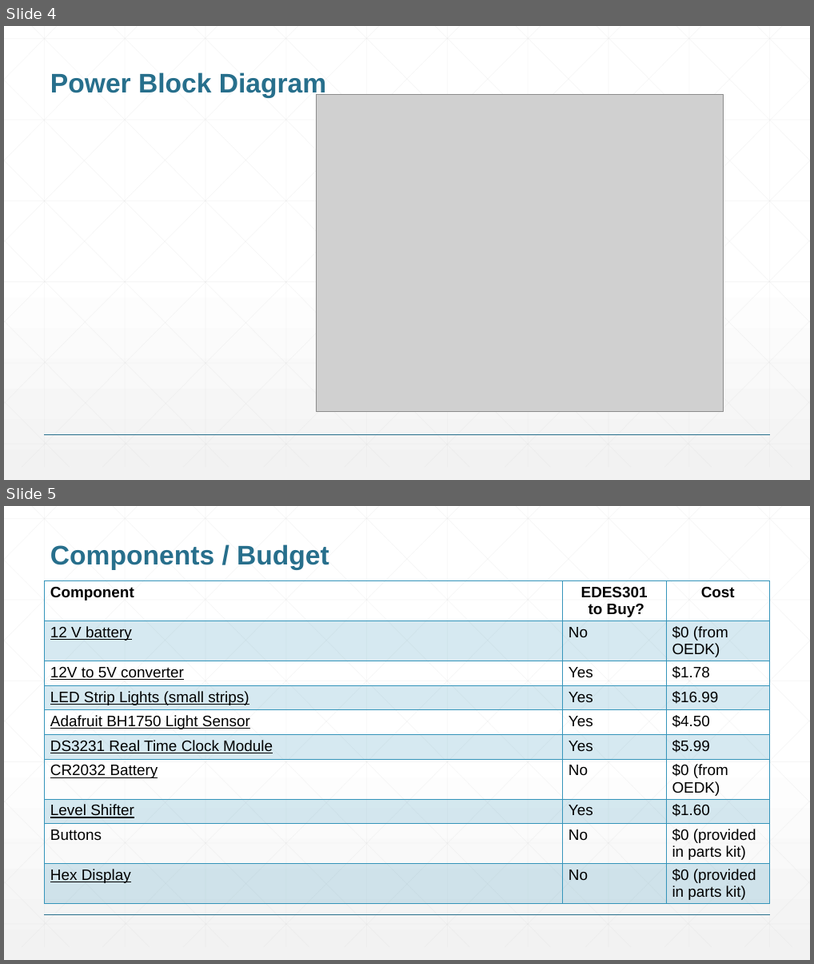
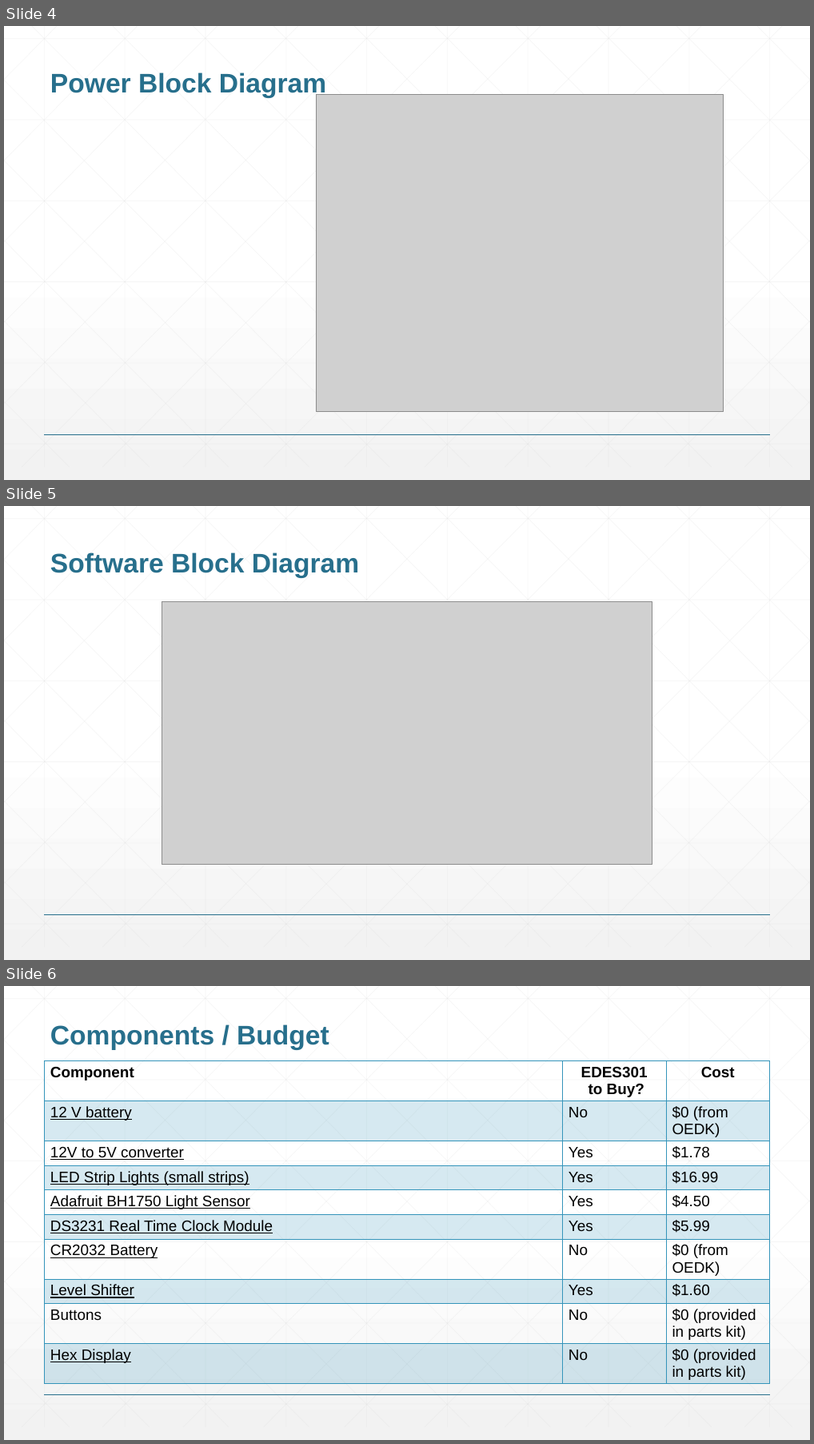
Before and after one commit to sophiloh/EDES301, a slide deck: project_01/docs/Loh_EDES301_project_01_proposal.pptx. Shown one above the other, each under a label of ours: slides 4 and 5 before the commit, slides 4, 5 and 6 after it. The pictures are 814x964 and 814x1444 pixels, drawn with LibreOffice and Linux fonts; fonts in the diff are those of the drawing; grey boxes stand for pictures. Boxes give left, top, right and bottom in pixels: in the first picture for what was removed or moved away, otherwise in the second. Text is boxed around its words. In the diff, an @@ line names an element or a change of style, - is before the commit and + after.

Commit message:
Added software block diagram

```diff
--- a/project_01/docs/Loh_EDES301_project_01_proposal.pptx
+++ b/project_01/docs/Loh_EDES301_project_01_proposal.pptx
@@ slide 5 added at (4, 506, 810, 960), background gradient #FFFFFF to #F2F2F2; not listed: 47 template elements that a slide beside it also shows @@
@@ title added at (50, 552, 359, 578), 32 pt, text #276F8B, bold @@
+Software Block Diagram
@@ picture added at (162, 601, 652, 864) @@
@@ what was slide 5 is now slide 6 @@
```
